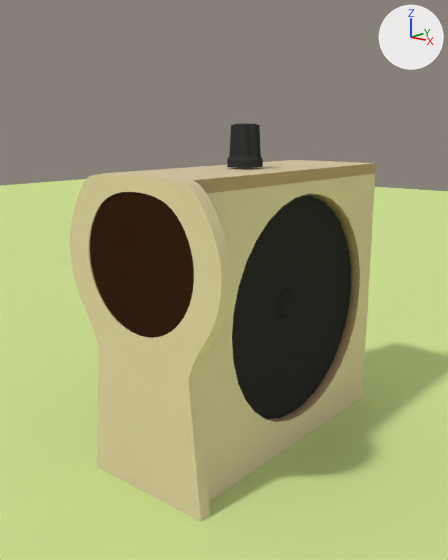
One commit to the Blender file blender/model_mk2.blend: the scene before it, then after it.
Camera for both pictures: a 50 mm camera at (0.1309, -0.1177, 0.1115) aimed at (-0.009, 0.0497, 0.0579). Every picture has the same lights, and +X, +Y and +Z are marked at upper right.

Names of what the first picture shows: 'Case', 'Case.002', 'Cylinder', 'Filterscheibe', 'LSP', 'Plane'.
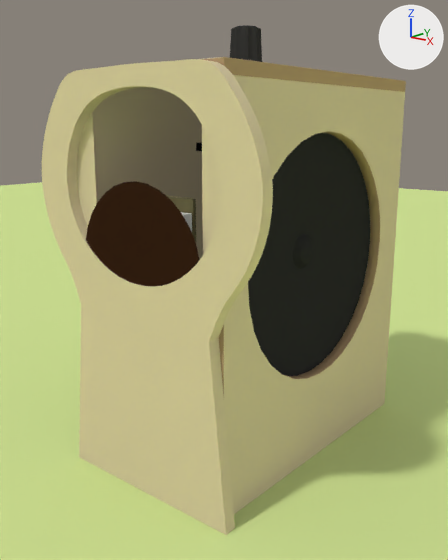
What differs and where, as boxes [x1, y1, x2, y2] in the pictures (448 x 560 px):
'Case.002', rescaled (43% wider, 37% taller)
    before: [70, 174, 231, 522]
    after: [42, 59, 273, 535]
'Rechte Wand', added (beige)
    after: [219, 75, 405, 514]
    faces in mat_pappel (beige #d8c9a5): [224, 75, 405, 514]
    faces in mat_pappel_anschnitt (beige #b29773): [219, 131, 380, 395]
'Case', reshaped
    before: [102, 160, 376, 501]
    after: [76, 57, 406, 371]
'LSP', reshaped
    before: [232, 195, 351, 419]
    after: [248, 133, 370, 376]
'Linke Seitenwand', mesh rescaled (not visible before)
    after: [92, 87, 203, 259]
'Cylinder', moved
    before: [227, 124, 263, 168]
    after: [230, 25, 262, 62]
'Main PCB', added
    after: [196, 143, 202, 151]
part 3 of me_case, rebuilt
    before: [306, 194, 351, 265]
    after: [310, 134, 371, 371]
part 4 of me_case, deleted (beige)
    before: [198, 174, 375, 501]
part 5 of me_case, deleted (beige)
    before: [102, 160, 376, 194]
part 6 of me_case, added
    after: [76, 57, 406, 92]

The change in detail:
Material 'Radio' (mat_radio) is new.
Its base color is (0.156, 0.0287, 0.179) (dark purple #6e2f75).
Material 'Nano' (mat_nano) is new.
Its base color is (0.0263, 0.0252, 0.593) (blue #2d2cca).
Material 'Klemme' (mat_klemme) is new.
Its base color is (0.0958, 0.342, 0.0969) (green #579e58).
Material 'Platinenfuß' (mat_platinenfuß) is new.
Its base color is (0.00637, 0.00637, 0.00637) (black #131313).
me_linke_seitenwand has 8 vertices, 6 faces and spans x -0.019..-0.015, y 0.004..0.108, z 0.0..0.094.
me_linke_seitenwand is used by ob_linke_seitenwand; location (0.0, 0.0, 0.0).
me_linke_seitenwand part 1: the whole mesh is scaled about its middle by (1, 1, 1.32), then moved by (-0.01, 0.0, 0.015).
me_lsp is used by ob_lsp; location (0.0, 0.0, 0.0); rotation (0.0, -0.0867, 0.0), in degrees (0, -5, 0).
me_lsp had 129 vertices, 128 faces and spanned x 0.0144..0.0228, y 0.02..0.1, z 0.0079..0.0876.
me_lsp now has 253 vertices, 245 faces and spans x 0.0192..0.0346, y 0.0144..0.0944, z 0.0279..0.1078.
me_lsp part 2: 129 vertices removed from x 0.0144..0.0228, y 0.02..0.1, z 0.0079..0.0876; 253 vertices added at x 0.0192..0.0346, y 0.0144..0.0944, z 0.0279..0.1078.
me_lsp now uses material mat_chrome (blue #8fbce7).
me_case is used by ob_case; location (0.0, 0.0, 0.0).
me_case had 96 vertices, 62 faces and spanned x -0.019..0.019, y 0.004..0.108, z 0.0..0.098.
me_case now has 24 vertices, 18 faces and spans x -0.029..0.029, y 0.004..0.108, z 0.0..0.128.
me_case part 3: the loose piece of 8 vertices spanning x -0.015..0.015, y 0.104..0.108, z 0.0..0.094 is rebuilt with 8 vertices and now spans x -0.025..0.025, y 0.104..0.108, z 0.0..0.124.
me_case part 4: the loose piece of 72 vertices spanning x 0.015..0.019, y 0.004..0.108, z 0.0..0.094 is deleted.
me_case part 5: the loose piece of 8 vertices spanning x -0.019..0.019, y 0.004..0.108, z 0.094..0.098 is deleted.
me_case part 6: 8 vertices added at x -0.029..0.029, y 0.004..0.108, z 0.124..0.128.
me_case part 7: the surface is now shaded flat.
Mesh me_main_pcb is new.
It has 428 vertices, 350 faces and spans x -0.03..0.06, y -0.0183..0.0778, z -0.013..0.017.
Faces by material slot: [298, 6, 10, 6, 6, 24].
It uses material mat_generc_knob (black #363636).
It uses material mat_pcb (dark green #16750e).
It uses material mat_klemme (green #579e58).
It uses material mat_radio (dark purple #6e2f75).
It uses material mat_nano (blue #2d2cca).
It uses material mat_platinenfuß (black #131313).
Mesh me_rechte_wand is new.
It has 72 vertices, 44 faces and spans x 0.025..0.029, y 0.004..0.108, z 0.0..0.124.
Faces by material slot: [8, 36].
It uses material mat_pappel (beige #d8c9a5).
It uses material mat_pappel_anschnitt (beige #b29773).
Object 'Case.002' (ob_case_002) is rescaled from (1.0, 1.0, 1.0) to (1.4, 1.0, 1.3).
Object 'Cylinder' (ob_cylinder) moves from (-0.0001, 0.05, 0.1057) to (-0.0001, 0.05, 0.1357).
Object 'Main PCB' (ob_main_pcb) is new; it shows me_main_pcb.
Its location is (-0.0119, 0.105, 0.0471).
Its rotation in degrees is (0, -90, -180).
Object 'Rechte Wand' (ob_rechte_wand) is new; it shows me_rechte_wand.
Its location is (0.0, 0.0, 0.0).
It gains a BEVEL modifier named 'Bevel'.
Modifier setting: width = 0.0001.
Modifier setting: width_pct = 0.0001.
Modifier setting: limit_method = 'NONE'.
Modifier setting: spread = 0.0.
